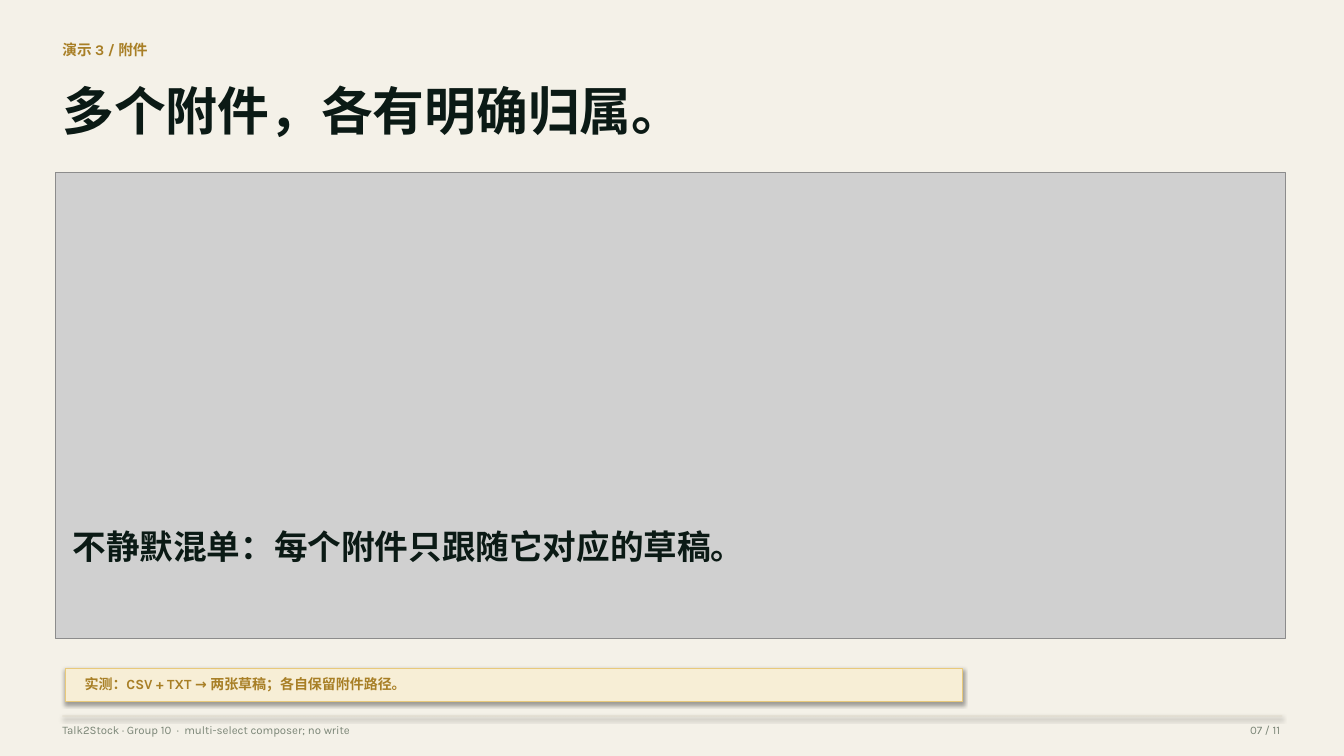
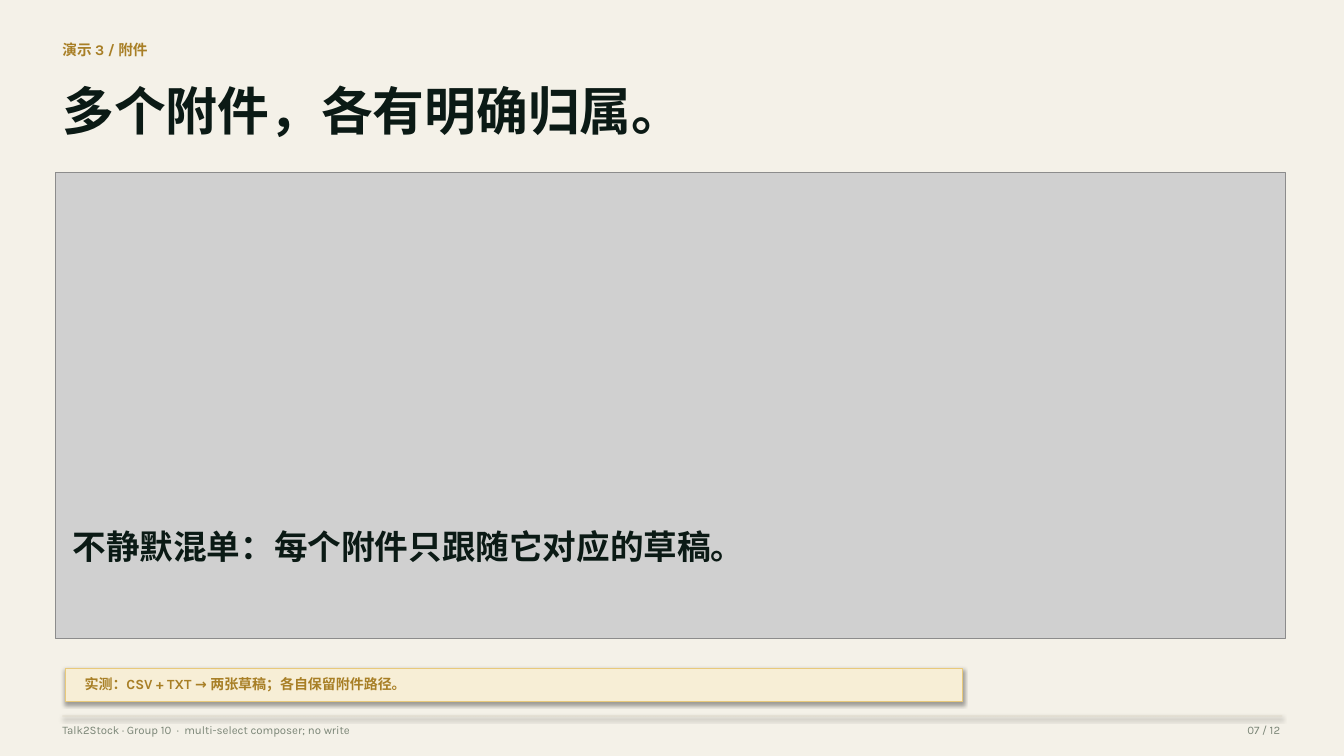
Before and after one commit to honlam6/talk2stock, a slide deck: slide 7 of docs/final/Talk2Stock_Presentation_ZH.pptx. Drawn at 1344x756 pixels with LibreOffice and Linux fonts; fonts in the diff are those of the drawing; grey boxes stand for pictures. Boxes give left, top, right and bottom in pixels: in the first picture for what was removed or moved away, otherwise in the second. Text is boxed around its words. In the diff, an @@ line names an element or a change of style, - is before the commit and + after.

```diff
--- a/docs/final/Talk2Stock_Presentation_ZH.pptx
+++ b/docs/final/Talk2Stock_Presentation_ZH.pptx
@@ text at <box>1247,727,1280,734</box>: text changed @@
-07 / 11
+07 / 12
```
Also in this commit, not shown: 8 other slides changed, 1 slide added, 11 other files.
